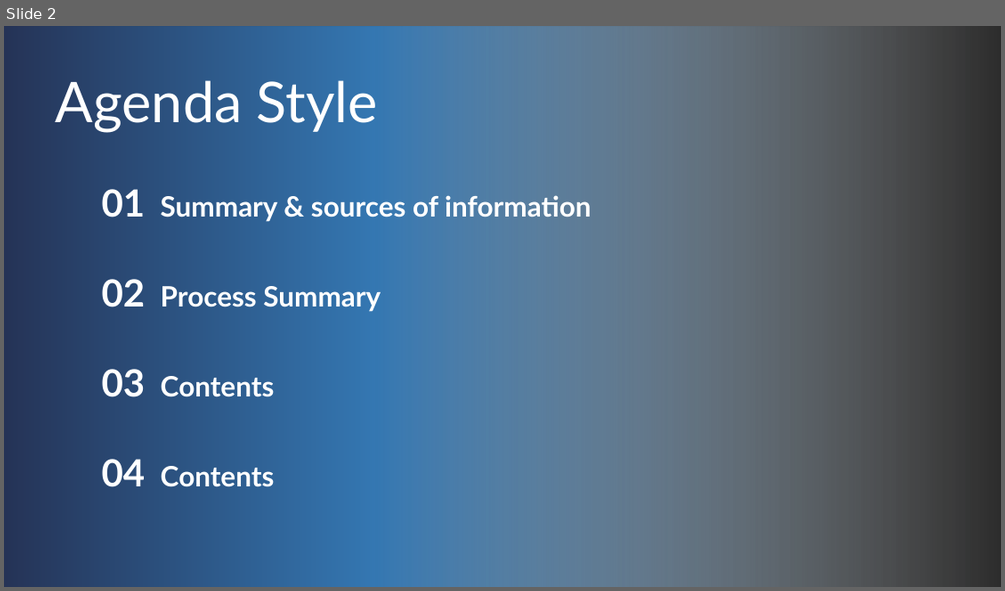
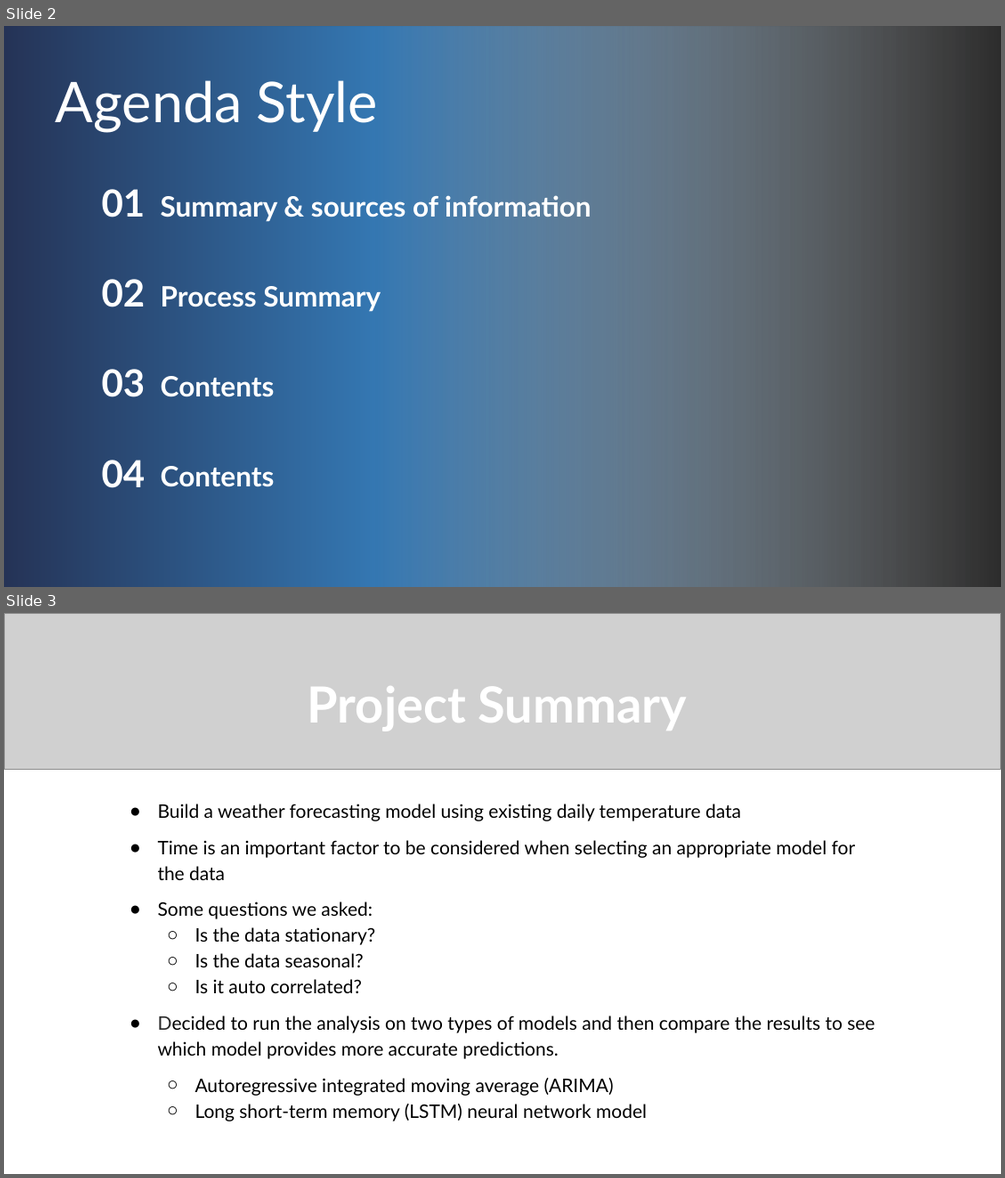
Before and after one commit to stephen823/New-York-Weather-Forcast-base-on-Machine-Learning, a slide deck: Final Project - Draft report.pptx. Shown one above the other, each under a label of ours: slide 2 before the commit, slides 2 and 3 after it. The pictures are 1005x591 and 1005x1178 pixels, drawn with LibreOffice and Linux fonts; fonts in the diff are those of the drawing; grey boxes stand for pictures; background and template pictures are left out; a plain dark background stands for a picture behind light text. Boxes give left, top, right and bottom in pixels: in the first picture for what was removed or moved away, otherwise in the second. Text is boxed around its words. In the diff, an @@ line names an element or a change of style, - is before the commit and + after.

```diff
--- a/Final Project - Draft report.pptx
+++ b/Final Project - Draft report.pptx
@@ slide 3 added at bbox=[4, 613, 1001, 1174], background #FFFFFF @@
@@ picture added at bbox=[5, 613, 1001, 770] @@
@@ text added at bbox=[307, 686, 687, 731], 48 pt, text #FFFFFF, bold @@
+Project Summary
@@ text added at bbox=[158, 803, 874, 1121], 18 pt, text #000000 @@
+● Build a weather forecasting model using existing daily temperature data
+● Time is an important factor to be considered when selecting an appropriate model for the data
+● Some questions we asked:
+  ○ Is the data stationary?
+  ○ Is the data seasonal?
+  ○ Is it auto correlated?
+● Decided to run the analysis on two types of models and then compare the results to see which model provides more accurate predictions.
+  ○ Autoregressive integrated moving average (ARIMA)
+  ○ Long short-term memory (LSTM) neural network model
```
Also in this commit, not shown: 5 slides changed, 6 other slides added, 2 slides removed, 1 other file.
